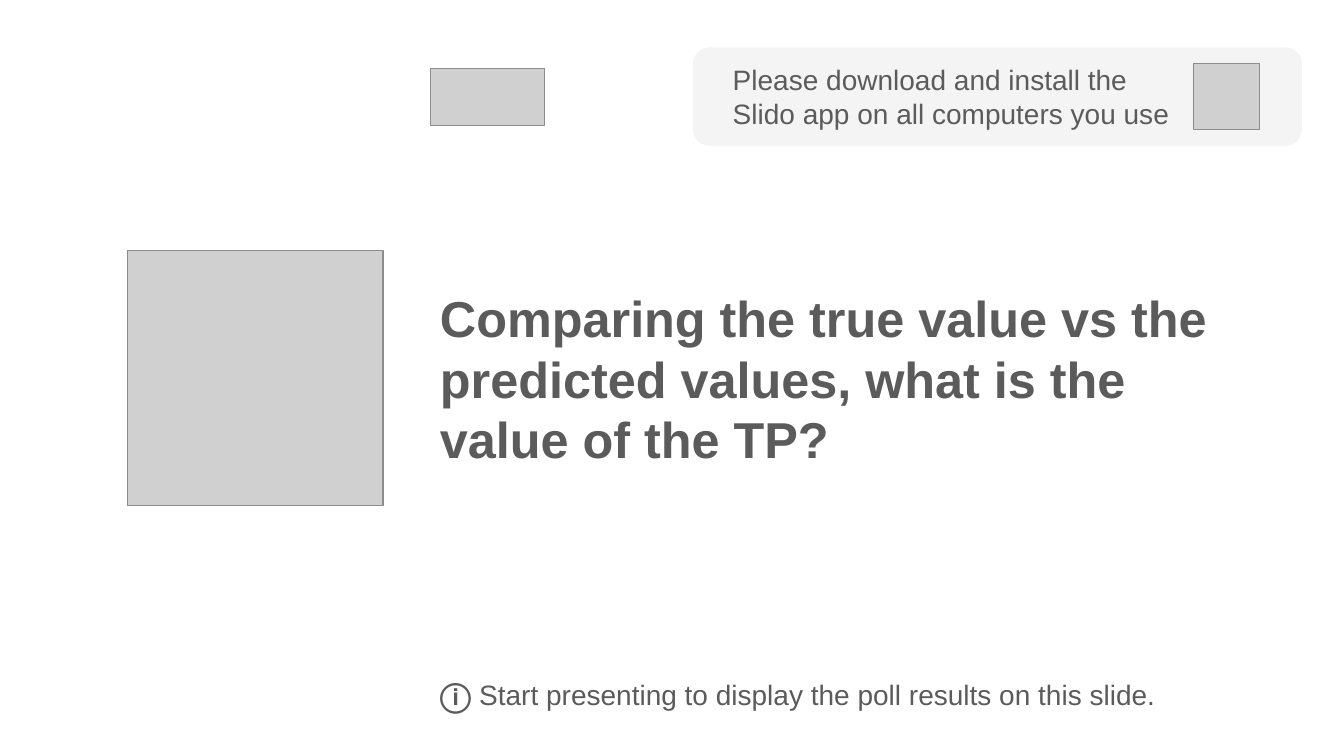
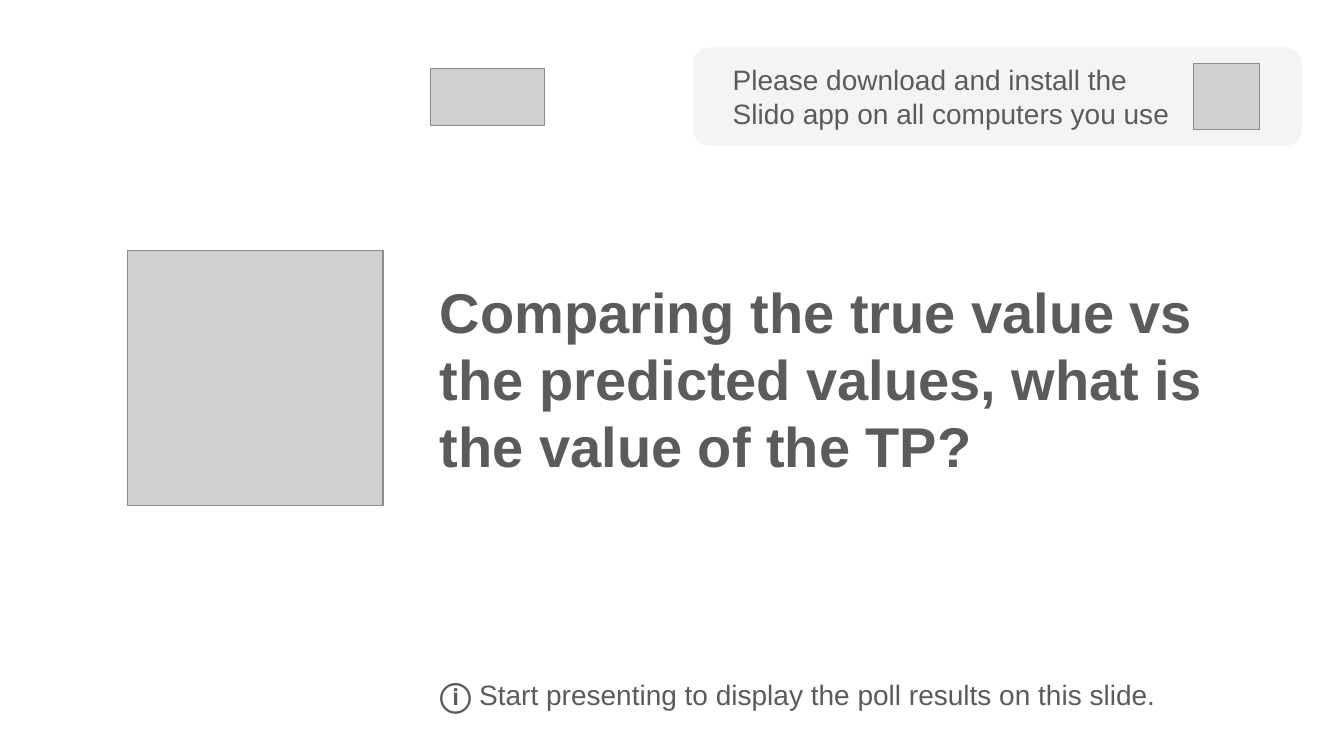
Before and after one commit to martinwg/ISA591, a slide deck: slide 16 of PPT/Module 4 - Model Performance for Classification.pptx. Drawn at 1344x756 pixels with LibreOffice and Linux fonts; fonts in the diff are those of the drawing; grey boxes stand for pictures. Boxes give left, top, right and bottom in pixels: in the first picture for what was removed or moved away, otherwise in the second. Text is boxed around its words. In the diff, an @@ line names an element or a change of style, - is before the commit and + after.

```diff
--- a/PPT/Module 4 - Model Performance for Classification.pptx
+++ b/PPT/Module 4 - Model Performance for Classification.pptx
@@ rectangle "Comparing the true value vs ..." at bbox=[431, 283, 1237, 473]: size 36 to 40 pt @@
```
Also in this commit, not shown: 3 other slides changed, 1 slide added.
